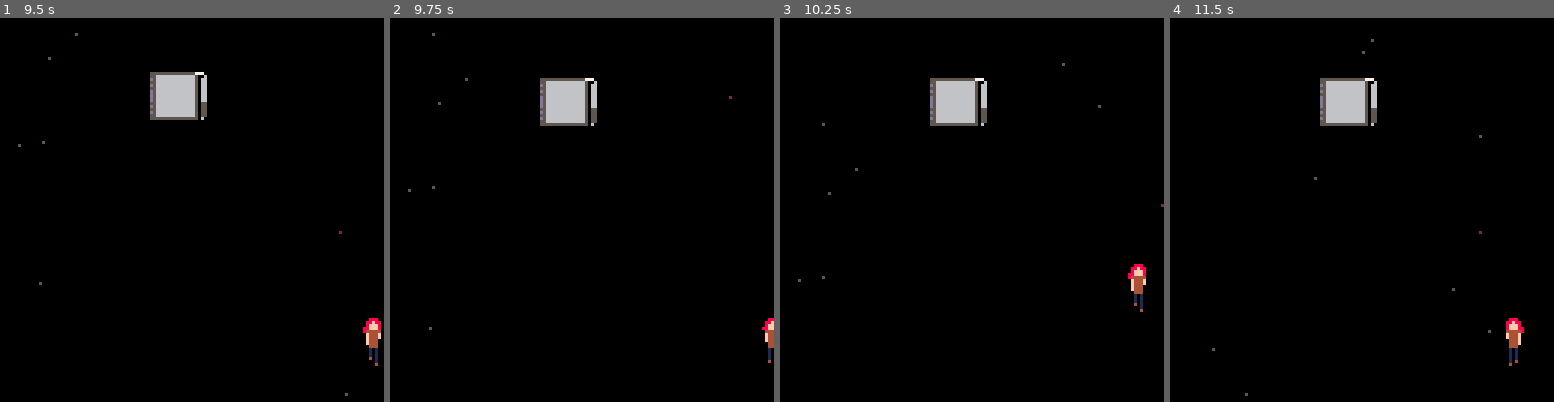
Above: before the commit, frames 1-4 (left to right).
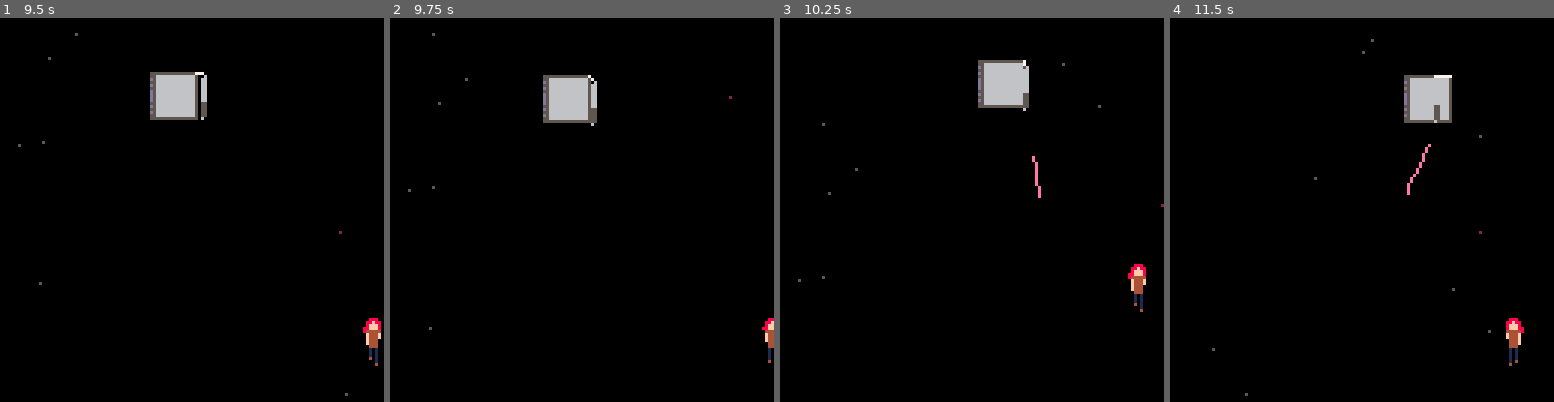
Above: after the commit, the same moments.

Repository: nsatragno/pico8-carts
Game: PICO-8 cartridge super_kat_8/super_kat_8.p8
The game is run twice, just before and just after one commit, with the same random seed, the same clock (stepped at 60 frames per second) and the same inputs.
Inputs:
- Up to frame 1 (9.5 s): tap X (X key) at 0.33, 1.07, 1.85, 2.97, 4.08, 5.2, 6.32, 7.43, 8.55 s; tap O (Z key) at 0.7, 1.7, 2.1, 2.5, 2.9, 3.3, 3.7, 4.1, 4.5, 4.9, 5.3, 5.7, 6.1, 6.5, 6.9, 7.3, 7.7, 8.1, 8.5, 8.9, 9.3 s; hold Right 1.6-2.1 s; hold Up 2.15-2.42 s; hold Right 2.47-3.03 s; hold Left 3.08-3.58 s; hold Down 3.63-3.97 s; hold Right 4.02-4.68 s; hold Up 4.73-5.03 s; hold Left 5.08-5.68 s; hold Down 5.73-6.03 s; hold Right 6.08-6.58 s; hold Right 6.63-7.13 s; hold Up 7.18-7.45 s; hold Right 7.5-8.07 s; hold Left 8.12-8.62 s; hold Down 8.67-9 s; hold Right from 9.05 s (still down)
- Up to frame 2 (9.75 s): tap X (X key) at 9.67 s; tap O (Z key) at 9.7 s; release Right at 9.72 s
- Up to frame 3 (10.25 s): hold Up 9.77-10.07 s; tap O (Z key) at 10.1 s; hold Left from 10.12 s (still down)
- Up to frame 4 (11.5 s): tap O (Z key) at 10.5, 10.9, 11.3 s; release Left at 10.72 s; hold Down 10.77-11.07 s; tap X (X key) at 10.78 s; hold Right from 11.12 s (still down)

Frame 1 is identical in both runs. In frame 2, 0.7% of the frame differs, in the area x 39-53%, y 14-29%; in frame 3, 3.3%; in frame 4, 3.4%, in the area x 39-74%, y 14-47%.

Commit message:
More boss behaviour.

Diff:
--- a/super_kat_8/super_kat_8.p8
+++ b/super_kat_8/super_kat_8.p8
@@ -594,15 +594,123 @@
   tablet.y += tablet.dy
   tablet.pencil.x += tablet.pencil.dx
   tablet.pencil.y += tablet.pencil.dy
+  tablet.dmg = false
 
   if tablet.state == "entering" and tablet.y >= 20 then
+   tablet.hp = 10
    tablet.state = "fighting"
+   tablet.pencil.state = "follow"
+   tablet.pencil.fun = 15
+   tablet.pencil.cd = 20
    tablet.dx = 0
    tablet.dy = 0
    tablet.pencil.dx = 0
    tablet.pencil.dy = 0
   end
- end
+
+  local tablet_rect = {
+   x0 = tablet.x,
+   x1 = tablet.x + 15,
+   y0 = tablet.y,
+   y1 = tablet.y + 15,
+  }
+
+  local pencil_rect = {
+   x0 = tablet.pencil.x,
+   x1 = tablet.pencil.x + 1,
+   y0 = tablet.pencil.y,
+   y1 = tablet.pencil.y + 15,
+  }
+
+  if collides_rect(player.rect, tablet_rect) or
+     collides_rect(player.rect, pencil_rect) then
+   kill_player()
+  end
+
+  for shot in all(shots) do
+   if collides(shot, tablet_rect) then
+    del(shots, shot)
+    if tablet.state == "fighting" then
+     tablet.dmg = true
+     tablet.hp -= 1
+     if tablet.hp <= 0 then
+      explode(tablet)
+      tablet.state = "dead"
+      tablet.pencil.state = "dead"
+     end
+    end
+   end
+  end
+
+  if tablet.state == "fighting" then
+   if not tablet.target or
+      abs(tablet.x - tablet.target.x) <= 2 and
+      abs(tablet.y - tablet.target.y) <= 2 then
+    tablet.target = {
+     x = rnd(100) + 12,
+     y = rnd(50)
+    }
+    local d = normalize(tablet.target.x - tablet.x, tablet.target.y - tablet.y)
+    local s = rnd(0.8) + 0.2
+    tablet.dx = d.x * s
+    tablet.dy = d.y * s
+   end
+  end
+
+  if tablet.pencil.state == "follow" then
+   tablet.pencil.cd -= 1
+   if abs(tablet.x + 17 - tablet.pencil.x) > 2 or
+      abs(tablet.y - tablet.pencil.y) > 2 then
+    local d = normalize(tablet.x + 17 - tablet.pencil.x, tablet.y - tablet.pencil.y)
+    tablet.pencil.dx = d.x * 0.7
+    tablet.pencil.dy = d.y * 0.7
+   else
+    tablet.pencil.dx = 0
+    tablet.pencil.dy = 0
+   end
+   if tablet.pencil.cd <= 0 then
+    if rnd(3) >= 1 then
+     tablet.pencil.cd = 60 + rnd(60)
+     tablet.pencil.fun = rnd(15) + 15
+    else
+     tablet.pencil.state = "pierce"
+     tablet.pencil.target = { x = player.x, y = player.y }
+     local d = normalize(tablet.pencil.target.x - tablet.pencil.x, tablet.pencil.target.y - tablet.pencil.y - 15)
+     tablet.pencil.dx = d.x * 1.3
+     tablet.pencil.dy = d.y * 1.3
+    end
+   elseif tablet.pencil.cd < tablet.pencil.fun then
+    shoot({x = tablet.pencil.x, y = tablet.pencil.y + 16}, player, 1)
+   end
+  end
+
+  if tablet.pencil.state == "pierce" then
+   if abs(tablet.pencil.target.x - tablet.pencil.x) < 2 and
+    abs(tablet.pencil.target.y - tablet.pencil.y - 15) < 2 then
+    tablet.pencil.cd = 30
+    tablet.pencil.state = "wait"
+    tablet.pencil.dx = 0
+    tablet.pencil.dy = -0.1
+   end
+  end
+
+  if tablet.pencil.state == "wait" then
+   tablet.pencil.cd -= 1
+   if tablet.pencil.cd <= 0 then
+    if rnd(3) >= 1 then
+     tablet.pencil.state = "follow"
+     tablet.pencil.cd = 30
+    else
+     tablet.pencil.state = "pierce"
+     tablet.pencil.target = { x = player.x, y = player.y }
+     local d = normalize(tablet.pencil.target.x - tablet.pencil.x, tablet.pencil.target.y - tablet.pencil.y - 15)
+     tablet.pencil.dx = d.x * 1.3
+     tablet.pencil.dy = d.y * 1.3
+    end
+   end
+  end
+ end
+
 
  for shot in all(shots) do
   shot.y -= 3
@@ -692,10 +800,14 @@
   pset(bullet.x, bullet.y, 14 + flr(time() * 8) % 2)
  end
 
- if tablet then
-   spr(68, tablet.x, tablet.y, 2, 2)
-   spr(70, tablet.pencil.x, tablet.pencil.y, 1, 2)
-   line(tablet.x + 15, tablet.y, tablet.pencil.x, tablet.pencil.y, 7)
+ if tablet and tablet.state != "dead" then
+  if tablet.dmg then
+   pal({[6] = 14})
+  end
+  spr(68, tablet.x, tablet.y, 2, 2)
+  spr(70, tablet.pencil.x, tablet.pencil.y, 1, 2)
+  line(tablet.x + 15, tablet.y, tablet.pencil.x, tablet.pencil.y, 7)
+  pal()
  end
 
  if player.state == "alive" or
